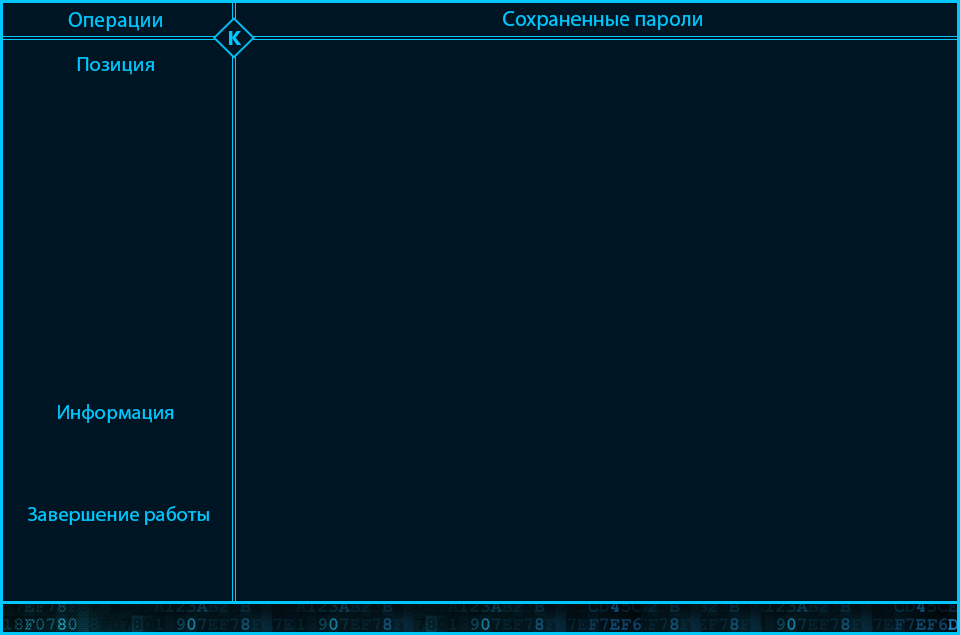
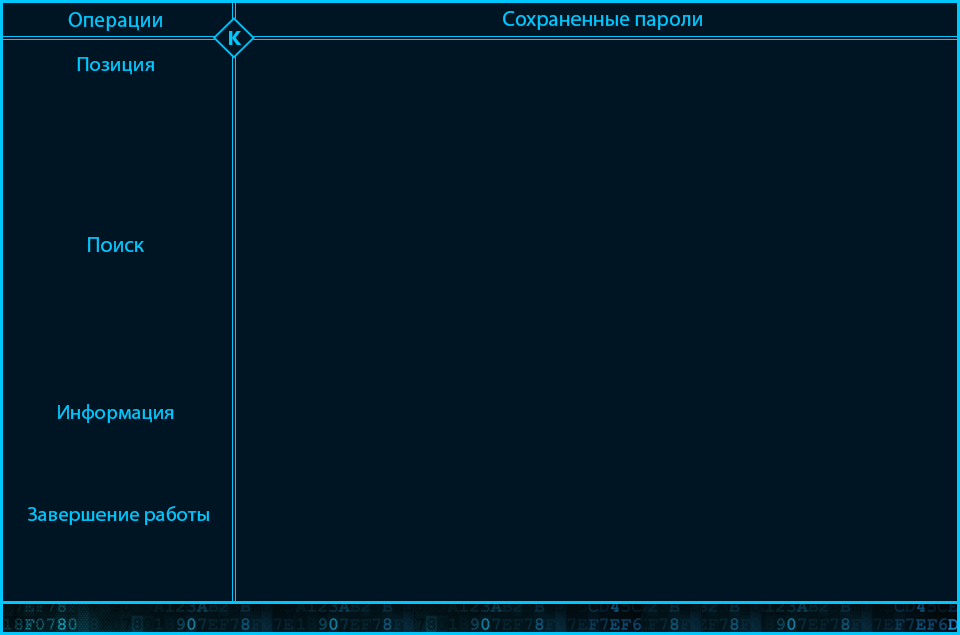
Layers edited between the first and the second 960 × 635 image:
added layer "Поиск" above "Операции" over (88, 237, 144, 252)
